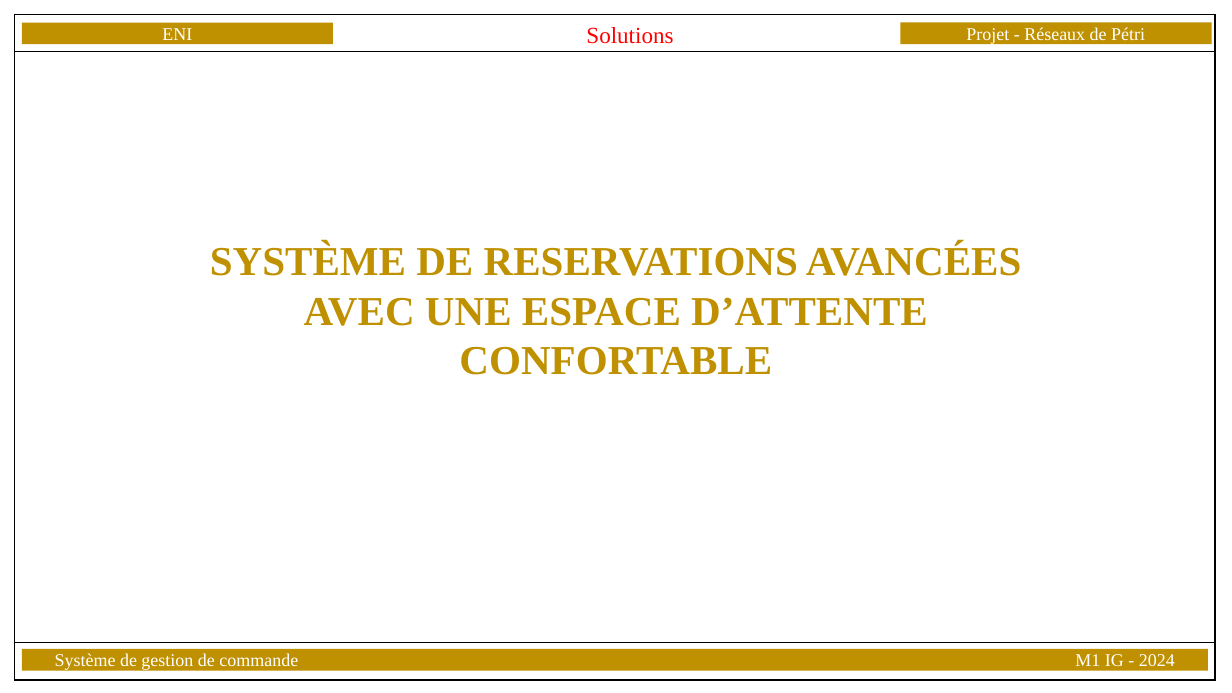
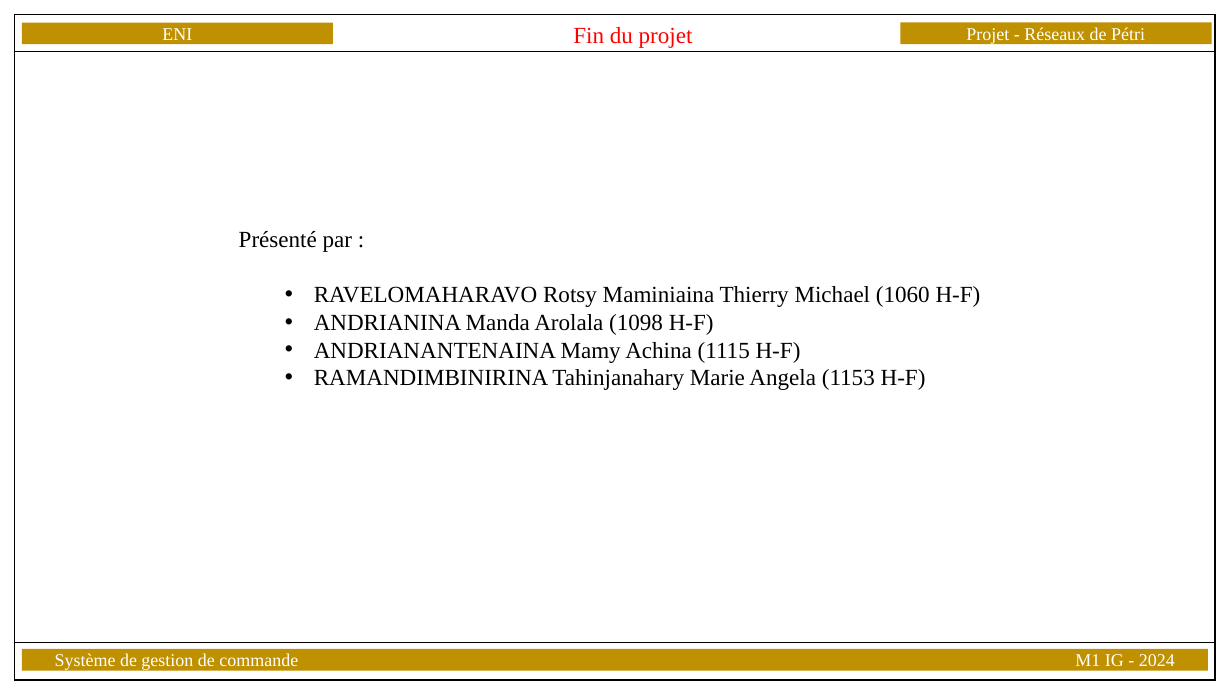
Before and after one commit to ramandimbinirina/Reseau_de_petri, a slide deck: slide 49 of RDP.pptx (slide 26 before the commit). Drawn at 1232x693 pixels with LibreOffice and Linux fonts; fonts in the diff are those of the drawing. Boxes give left, top, right and bottom in pixels: in the first picture for what was removed or moved away, otherwise in the second. Text is boxed around its words. In the diff, an @@ line names an element or a change of style, - is before the commit and + after.

```diff
--- a/RDP.pptx
+++ b/RDP.pptx
@@ text at [573, 27, 693, 48]: text changed @@
-Solutions
+Fin du projet
@@ text added at [239, 231, 981, 390], 18 pt, text #000000 @@
+Présenté par :
+  • RAVELOMAHARAVO Rotsy Maminiaina Thierry Michael (1060 H-F)
+  • ANDRIANINA Manda Arolala (1098 H-F)
+  • ANDRIANANTENAINA Mamy Achina (1115 H-F)
+  • RAMANDIMBINIRINA Tahinjanahary Marie Angela (1153 H-F)
@@ text removed at [210, 243, 1021, 375] @@
-SYSTÈME DE RESERVATIONS AVANCÉES AVEC UNE ESPACE D’ATTENTE CONFORTABLE
```
Also in this commit, not shown: 36 other slides changed, 10 slides added, 1 slide removed, 1 other file.
